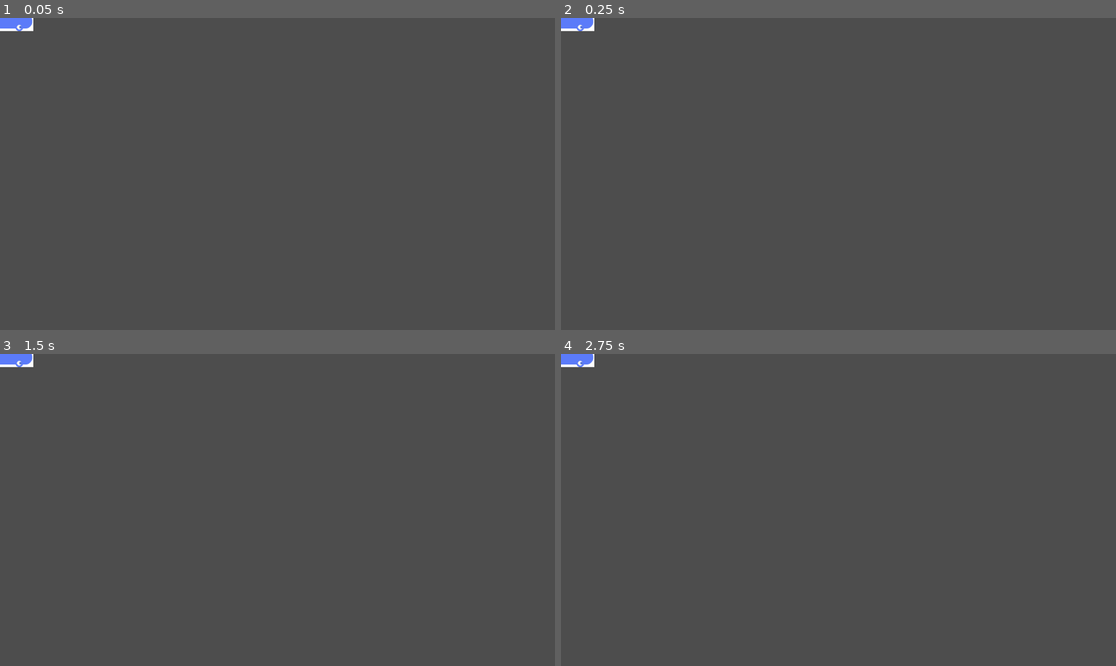
Above: before the commit, frames 1-4 (two rows, left to right).
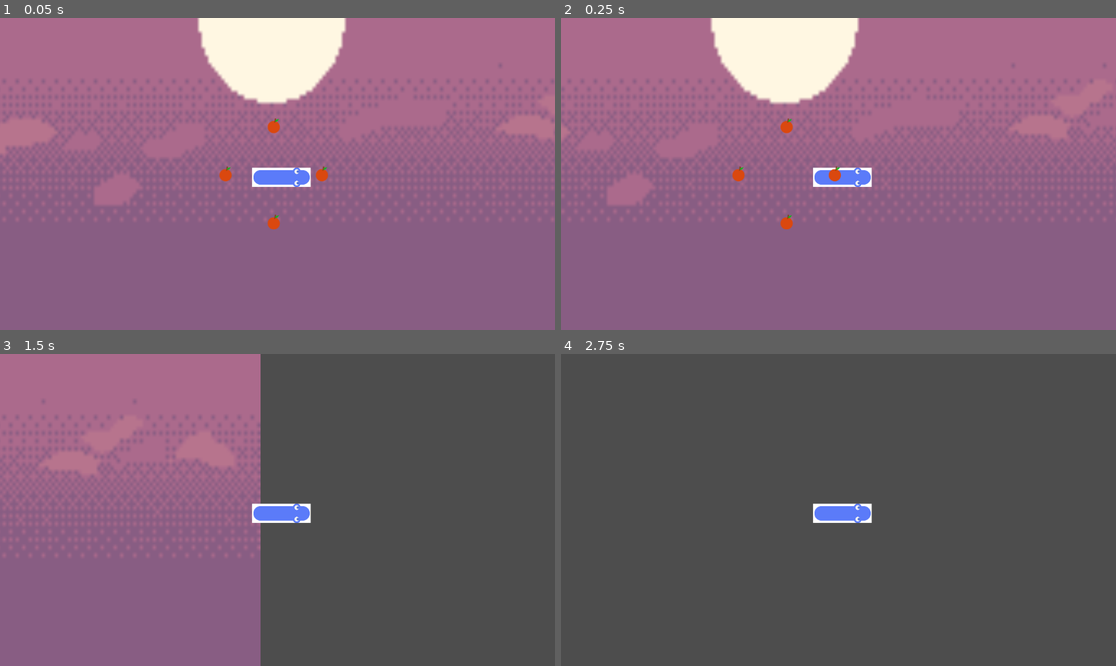
Above: after the commit, the same moments.

Repository: gitmontessori/silther.io-copy
Game: Godot game, scene res://main_scene.tscn
The game is run twice, just before and just after one commit, with the same random seed, the same clock (stepped at 60 frames per second) and the same inputs.
Inputs (mouse positions are in pixels of both pictures, inside the frame that each line leads up to):
- Up to frame 1 (0.05 s): no input
- Up to frame 2 (0.25 s): no input
- Up to frame 3 (1.5 s): move the mouse to (399, 494) at 0.52 s; press the mouse at (399, 494) at 0.53 s; tap Left (w_lewo, bound only after the commit) at 0.8, 1.35 s; move the mouse to (166, 525) at 1.27 s; release the mouse at (166, 525) at 1.28 s
- Up to frame 4 (2.75 s): tap Right (w_prawo, bound only after the commit) at 1.55 s; move the mouse to (894, 441) at 2.02 s; hold Right (w_prawo, bound only after the commit) from 2.03 s (still down); click (894, 441) at 2.3 s

The runs differ from the first frame. In frame 1, 100% of the frame differs, in the area x 0-100%, y 0-100%; in frame 2, 100%; in frame 3, 48%; in frame 4, 0.9%.

Commit message:
Add files via upload

Diff:
--- a/godot/apple.gd
+++ b/godot/apple.gd
@@ -5,12 +5,11 @@
 func _ready():
 	pass # Replace with function body.
 
-
 # Called every frame. 'delta' is the elapsed time since the previous frame.
 func _process(delta):
 	pass
 
-
-func _on_area_2d_area_entered(area):
-	if area == 'graccz':
+func _on_area_2d_area_entered(body):
+	if body.is_in_group() == 'gracz':
+		print('colision')
 		queue_free()
--- a/godot/gracz.gd
+++ b/godot/gracz.gd
@@ -1,17 +1,36 @@
 extends Node2D
+
 var lenght = 10
+var speed_rotating = 300
+var speed_moving = 500
+var direction = 0
 var segment_gracza = load("res://segment_gracza.tscn")
 # Called when the node enters the scene tree for the first time.
 func _ready():
 	pass # Replace with function body.
 
 
+func ruch():
+	if Input.is_action_pressed('w_lewo'):
+		$gracz_rigid_body.set_axis_velocity(Vector2.LEFT*speed_rotating)
+	elif Input.is_action_pressed('w_prawo'):
+		$gracz_rigid_body.set_axis_velocity(Vector2.RIGHT*speed_rotating)
+	elif Input.is_action_pressed('przyspieszenie'):
+		speed_moving = 800
+	if not Input.is_action_pressed("przyspieszenie"):
+		speed_moving = 500
+	$gracz_rigid_body.set_axis_velocity(Vector2.from_angle(direction)*speed_moving)
+
+
 func create_segment(number_of_segments):
 	for i in range (0, number_of_segments):
 		var new_klone = segment_gracza
+
+
 # Called every frame. 'delta' is the elapsed time since the previous frame.
 func _process(delta):
-	pass
+	ruch()
+
 
 
 func _on_area_2d_area_entered(area):
--- a/godot/gracz.tscn
+++ b/godot/gracz.tscn
@@ -4,19 +4,29 @@
 [ext_resource type="Texture2D" uid="uid://bmba20ul70v8t" path="res://images/Graphics/tail_left.png" id="1_r60ow"]
 
 [sub_resource type="RectangleShape2D" id="RectangleShape2D_8fni2"]
-size = Vector2(40, 40)
+size = Vector2(122, 41)
 
 [node name="gracz" type="Node2D"]
-
-[node name="TailLeft" type="Sprite2D" parent="."]
-position = Vector2(8, 7)
-texture = ExtResource("1_r60ow")
 script = ExtResource("1_k8kak")
 
 [node name="gracz" type="Area2D" parent="."]
 
 [node name="CollisionShape2D" type="CollisionShape2D" parent="gracz"]
-position = Vector2(4, 3)
+position = Vector2(8, 6.5)
 shape = SubResource("RectangleShape2D_8fni2")
 
+[node name="gracz_rigid_body" type="RigidBody2D" parent="."]
+gravity_scale = 0.0
+
+[node name="CollisionShape2D2" type="CollisionShape2D" parent="gracz_rigid_body"]
+position = Vector2(8, 6.5)
+shape = SubResource("RectangleShape2D_8fni2")
+
+[node name="TailLeft" type="Sprite2D" parent="gracz_rigid_body"]
+position = Vector2(8, 7)
+texture = ExtResource("1_r60ow")
+
+[node name="Camera2D" type="Camera2D" parent="gracz_rigid_body"]
+scale = Vector2(0.884228, -2.90568)
+
 [connection signal="area_entered" from="gracz" to="." method="_on_area_2d_area_entered"]
--- /dev/null
+++ b/godot/jedzenie.gd
@@ -0,0 +1,2 @@
+extends Node2D
+var apple = load('res://apple.tscn')
--- a/godot/jedzenie.tscn
+++ b/godot/jedzenie.tscn
@@ -1,6 +1,6 @@
 [gd_scene load_steps=2 format=3 uid="uid://o0vyh3h3o6qb"]
 
-[ext_resource type="Script" path="res://apple.gd" id="1_whcun"]
+[ext_resource type="Script" path="res://jedzenie.gd" id="1_q6wya"]
 
-[node name="Node2D" type="Node2D"]
-script = ExtResource("1_whcun")
+[node name="apple_spawner" type="Node2D"]
+script = ExtResource("1_q6wya")
--- a/godot/main_scene.tscn
+++ b/godot/main_scene.tscn
@@ -1,10 +1,34 @@
-[gd_scene load_steps=3 format=3 uid="uid://dswk46ty4gcxb"]
+[gd_scene load_steps=5 format=3 uid="uid://dswk46ty4gcxb"]
 
 [ext_resource type="PackedScene" uid="uid://bm4kaecpueypi" path="res://gracz.tscn" id="1_5qnv1"]
 [ext_resource type="PackedScene" uid="uid://o0vyh3h3o6qb" path="res://jedzenie.tscn" id="2_buapm"]
+[ext_resource type="PackedScene" uid="uid://bt2yh0ari6lwo" path="res://apple.tscn" id="3_sv2vy"]
+[ext_resource type="Texture2D" uid="uid://dnrjl13n7d32k" path="res://images/Graphics/parallax_mountain_pack/parallax_mountain_pack/layers/parallax-mountain-bg.png" id="4_xsyp5"]
 
 [node name="root" type="Node2D"]
 
-[node name="gracz" parent="." instance=ExtResource("1_5qnv1")]
+[node name="Parallax-mountain-bg" type="Sprite2D" parent="."]
+scale = Vector2(6.77477, 8.18931)
+texture = ExtResource("4_xsyp5")
 
-[node name="jedzenie" parent="." instance=ExtResource("2_buapm")]
+[node name="gracz" parent="Parallax-mountain-bg" instance=ExtResource("1_5qnv1")]
+scale = Vector2(0.147607, 0.12211)
+
+[node name="apple2" parent="Parallax-mountain-bg" instance=ExtResource("3_sv2vy")]
+position = Vector2(0, 12.211)
+scale = Vector2(0.147607, 0.12211)
+
+[node name="apple3" parent="Parallax-mountain-bg" instance=ExtResource("3_sv2vy")]
+position = Vector2(14.7607, 0)
+scale = Vector2(0.147607, 0.12211)
+
+[node name="apple4" parent="Parallax-mountain-bg" instance=ExtResource("3_sv2vy")]
+position = Vector2(-14.7607, 0)
+scale = Vector2(0.147607, 0.12211)
+
+[node name="jedzenie" parent="Parallax-mountain-bg" instance=ExtResource("2_buapm")]
+scale = Vector2(0.147607, 0.12211)
+
+[node name="apple" parent="Parallax-mountain-bg" instance=ExtResource("3_sv2vy")]
+position = Vector2(0, -12.211)
+scale = Vector2(0.147607, 0.12211)
--- a/godot/project.godot
+++ b/godot/project.godot
@@ -18,3 +18,29 @@
 [autoload]
 
 Global="*res://global.gd"
+
+[display]
+
+window/size/mode=3
+
+[input]
+
+w_prawo={
+"deadzone": 0.5,
+"events": [Object(InputEventKey,"resource_local_to_scene":false,"resource_name":"","device":0,"window_id":0,"alt_pressed":false,"shift_pressed":false,"ctrl_pressed":false,"meta_pressed":false,"pressed":false,"keycode":0,"physical_keycode":4194321,"key_label":0,"unicode":0,"echo":false,"script":null)
+]
+}
+w_lewo={
+"deadzone": 0.5,
+"events": [Object(InputEventKey,"resource_local_to_scene":false,"resource_name":"","device":0,"window_id":0,"alt_pressed":false,"shift_pressed":false,"ctrl_pressed":false,"meta_pressed":false,"pressed":false,"keycode":0,"physical_keycode":4194319,"key_label":0,"unicode":0,"echo":false,"script":null)
+]
+}
+przyspieszenie={
+"deadzone": 0.5,
+"events": [Object(InputEventMouseButton,"resource_local_to_scene":false,"resource_name":"","device":-1,"window_id":0,"alt_pressed":false,"shift_pressed":false,"ctrl_pressed":false,"meta_pressed":false,"button_mask":0,"position":Vector2(0, 0),"global_position":Vector2(0, 0),"factor":1.0,"button_index":1,"pressed":false,"double_click":false,"script":null)
+, Object(InputEventMouseButton,"resource_local_to_scene":false,"resource_name":"","device":-1,"window_id":0,"alt_pressed":false,"shift_pressed":false,"ctrl_pressed":false,"meta_pressed":false,"button_mask":0,"position":Vector2(0, 0),"global_position":Vector2(0, 0),"factor":1.0,"button_index":2,"pressed":false,"double_click":false,"script":null)
+, Object(InputEventMouseButton,"resource_local_to_scene":false,"resource_name":"","device":-1,"window_id":0,"alt_pressed":false,"shift_pressed":false,"ctrl_pressed":false,"meta_pressed":false,"button_mask":0,"position":Vector2(0, 0),"global_position":Vector2(0, 0),"factor":1.0,"button_index":3,"pressed":false,"double_click":false,"script":null)
+, Object(InputEventKey,"resource_local_to_scene":false,"resource_name":"","device":0,"window_id":0,"alt_pressed":false,"shift_pressed":false,"ctrl_pressed":false,"meta_pressed":false,"pressed":false,"keycode":0,"physical_keycode":4194320,"key_label":0,"unicode":0,"echo":false,"script":null)
+, Object(InputEventKey,"resource_local_to_scene":false,"resource_name":"","device":0,"window_id":0,"alt_pressed":false,"shift_pressed":false,"ctrl_pressed":false,"meta_pressed":false,"pressed":false,"keycode":0,"physical_keycode":4194325,"key_label":0,"unicode":0,"echo":false,"script":null)
+]
+}
--- a/godot/segment_gracza.tscn
+++ b/godot/segment_gracza.tscn
@@ -15,4 +15,6 @@
 script = ExtResource("1_rnoq0")
 
 [node name="CollisionShape2D" type="CollisionShape2D" parent="Area2D"]
+scale = Vector2(-1, 1)
 shape = SubResource("RectangleShape2D_peptx")
+debug_color = Color(0, 0, 0, 0.419608)
Binary file added: godot/images/Graphics/parallax_mountain_pack/parallax_mountain_pack/layers/parallax-mountain-bg.png
Not shown, added: godot/images/Graphics/parallax_mountain_pack/parallax_mountain_pack/layers/parallax-mountain-bg.png.import
Binary file added: godot/images/Graphics/parallax_mountain_pack/parallax_mountain_pack/layers/parallax-mountain-foreground-trees.png
Not shown, added: godot/images/Graphics/parallax_mountain_pack/parallax_mountain_pack/layers/parallax-mountain-foreground-trees.png.import
Binary file added: godot/images/Graphics/parallax_mountain_pack/parallax_mountain_pack/layers/parallax-mountain-montain-far.png
Not shown, added: godot/images/Graphics/parallax_mountain_pack/parallax_mountain_pack/layers/parallax-mountain-montain-far.png.import
Binary file added: godot/images/Graphics/parallax_mountain_pack/parallax_mountain_pack/layers/parallax-mountain-mountains.png
Not shown, added: godot/images/Graphics/parallax_mountain_pack/parallax_mountain_pack/layers/parallax-mountain-mountains.png.import
Binary file added: godot/images/Graphics/parallax_mountain_pack/parallax_mountain_pack/layers/parallax-mountain-trees.png
Not shown, added: godot/images/Graphics/parallax_mountain_pack/parallax_mountain_pack/layers/parallax-mountain-trees.png.import
Not shown, added: godot/images/Graphics/parallax_mountain_pack/parallax_mountain_pack/license.txt
Not shown, added: godot/images/Graphics/parallax_mountain_pack.zip
(and 1 more such lines)
